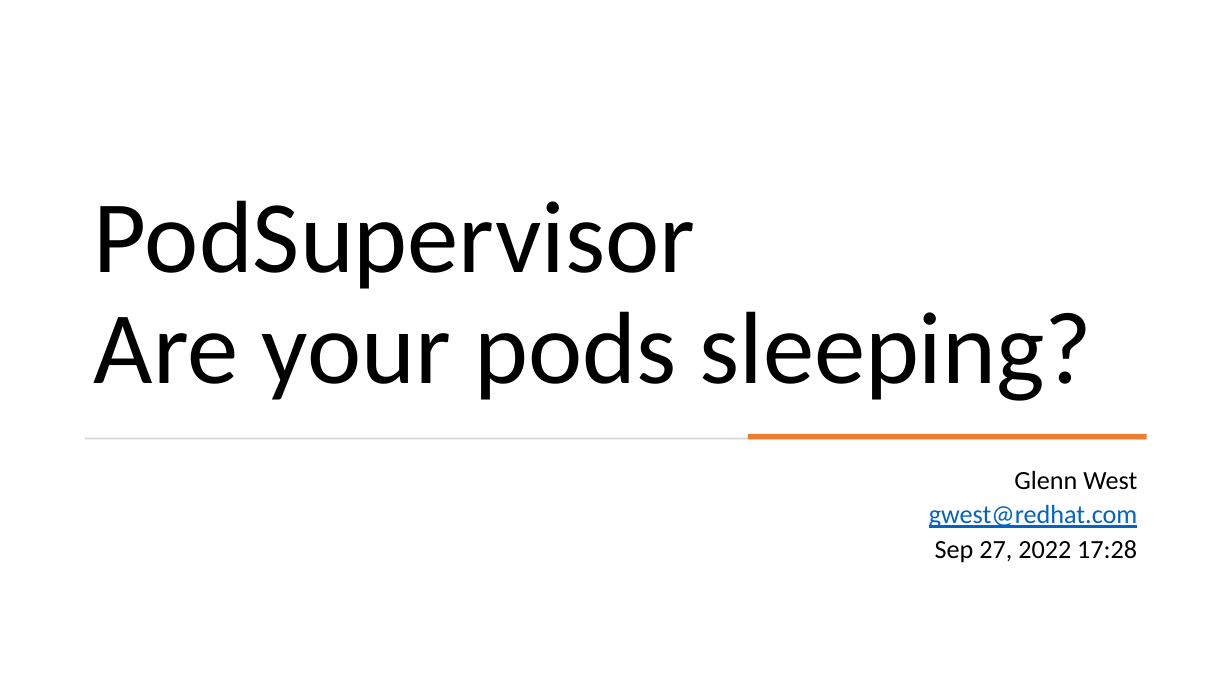
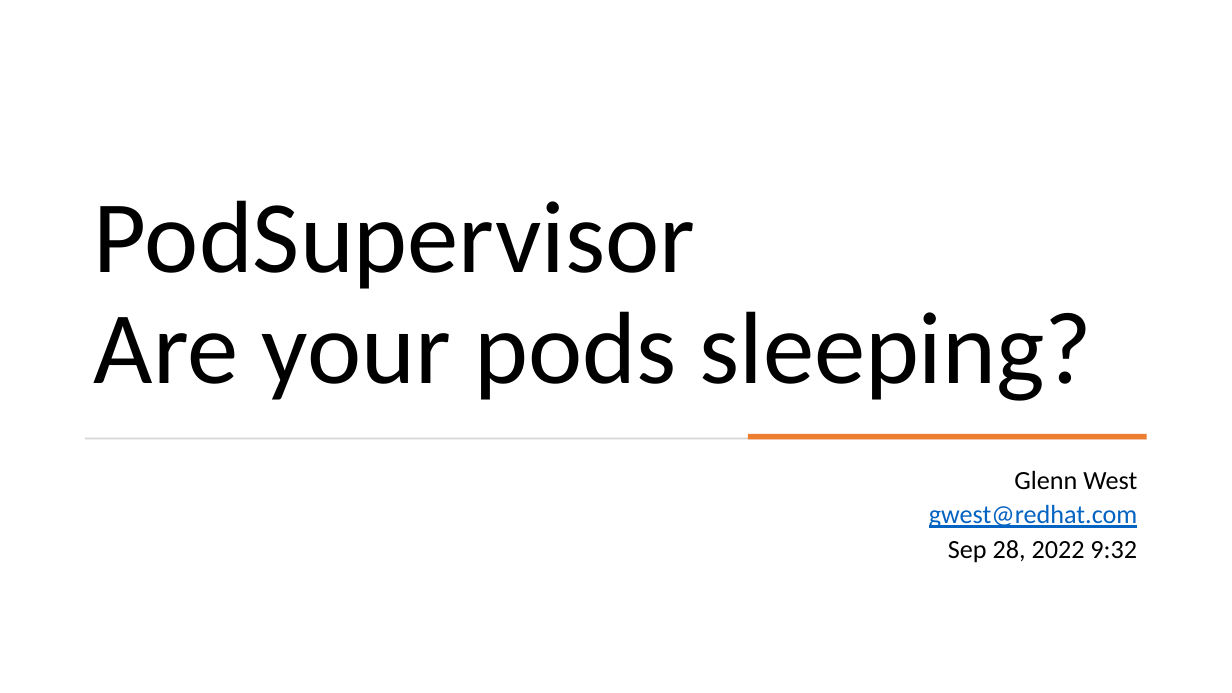
Before and after one commit to RHsyseng/podsupervisor, a slide deck: slide 1 of doc/podsupervisor.pptx. Drawn at 1232x693 pixels with LibreOffice and Linux fonts; fonts in the diff are those of the drawing. Boxes give left, top, right and bottom in pixels: in the first picture for what was removed or moved away, otherwise in the second. Text is boxed around its words. In the diff, an @@ line names an element or a change of style, - is before the commit and + after.

```diff
--- a/doc/podsupervisor.pptx
+++ b/doc/podsupervisor.pptx
@@ subtitle at [948,540,1137,563]: text changed @@
-Sep 27, 2022 17:28
+Sep 28, 2022 9:32
```
Also in this commit, not shown: 2 other files.
